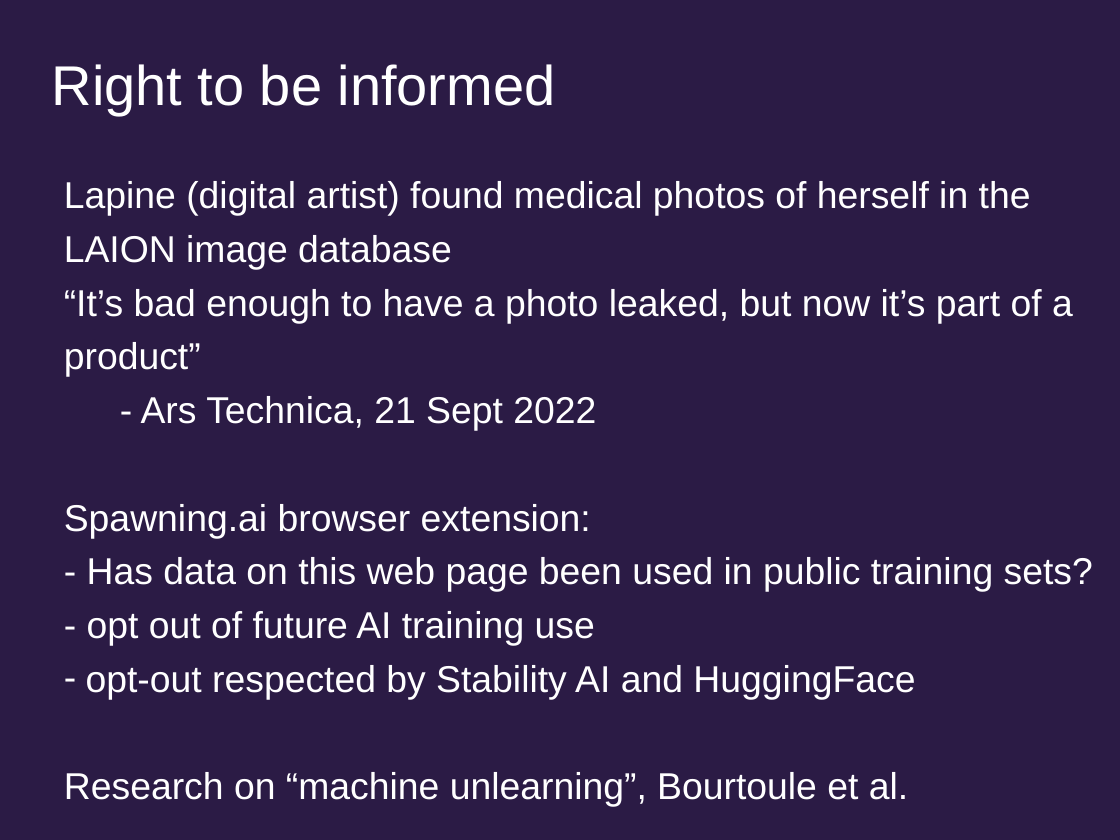
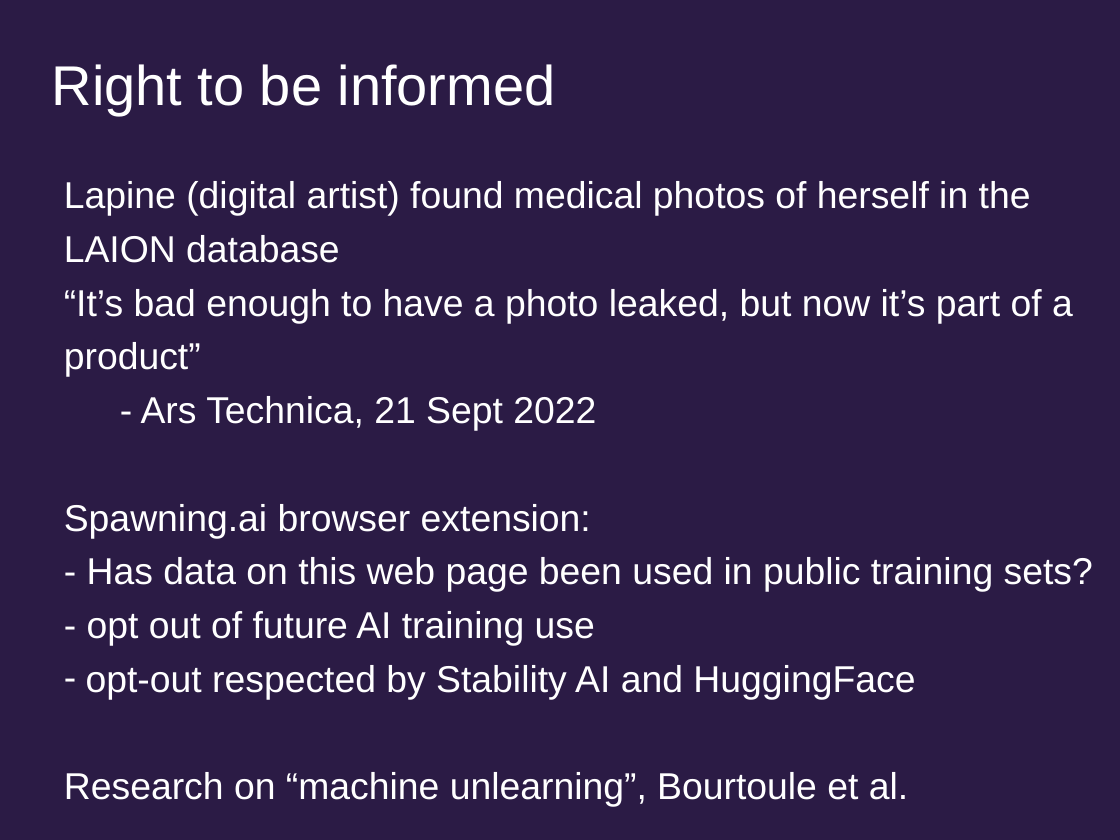
Before and after one commit to uob-COMSM0152/uob-COMSM0152, a slide deck: slide 10 of CDT privacy 2026.pptx (slide 9 before the commit). Drawn at 1120x840 pixels with LibreOffice and Linux fonts; fonts in the diff are those of the drawing. Boxes give left, top, right and bottom in pixels: in the first picture for what was removed or moved away, otherwise in the second. Text is boxed around its words. In the diff, an @@ line names an element or a change of style, - is before the commit and + after.

```diff
--- a/CDT privacy 2026.pptx
+++ b/CDT privacy 2026.pptx
@@ text at (64,181,1031,263): text changed @@
-Lapine (digital artist) found medical photos of herself in the LAION image database
+Lapine (digital artist) found medical photos of herself in the LAION database
```
Also in this commit, not shown: 10 other slides changed, 3 slides added, 4 slides removed.
